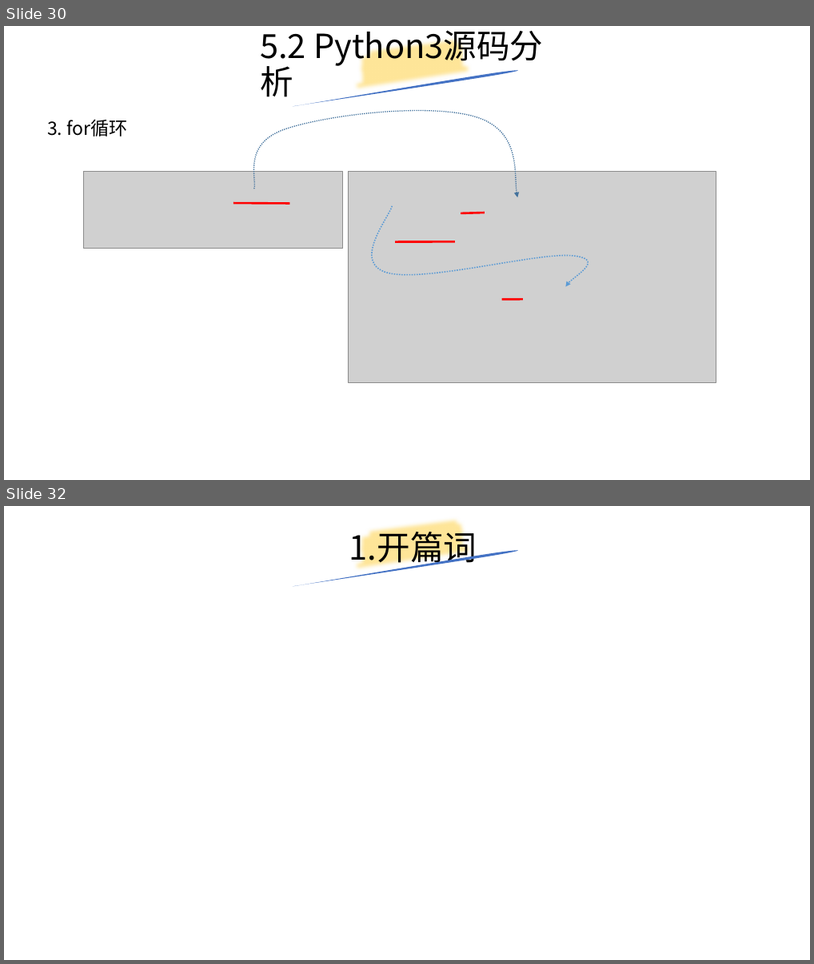
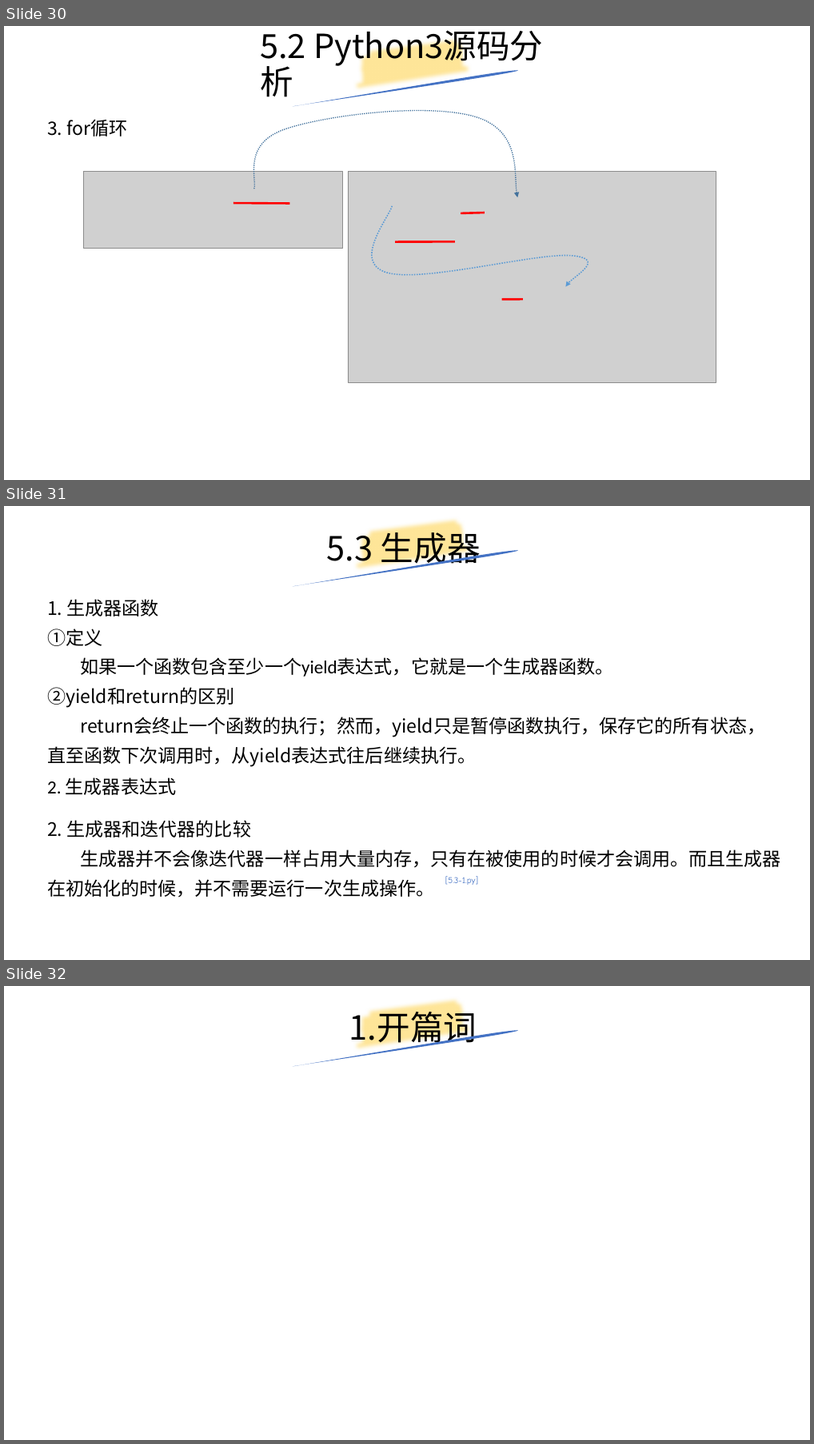
Before and after one commit to yiwenliu/CorePython, a slide deck: PPT/CorePython.pptx. Shown one above the other, each under a label of ours: slides 30 and 32 before the commit, slides 30, 31 and 32 after it; the slides between them are not shown. The pictures are 814x964 and 814x1444 pixels, drawn with LibreOffice and Linux fonts; fonts in the diff are those of the drawing; grey boxes stand for pictures. Boxes give left, top, right and bottom in pixels: in the first picture for what was removed or moved away, otherwise in the second. Text is boxed around its words. In the diff, an @@ line names an element or a change of style, - is before the commit and + after.

```diff
--- a/PPT/CorePython.pptx
+++ b/PPT/CorePython.pptx
@@ slide 31 added at (4, 506, 810, 960), background #FFFFFF @@
@@ title added at (327, 527, 481, 568), 39.6 pt, text #000000 @@
+5.3 生成器
@@ freeform shape added at (353, 506, 476, 586), outline #FFE699 16 pt @@
@@ freeform shape added at (292, 549, 519, 586), fill #4472C4 @@
@@ text added at (47, 599, 766, 766), 22 pt, text #000000 @@
+1. 生成器函数
+①定义
+如果一个函数包含至少一个yield表达式，它就是一个生成器函数。
+②yield和return的区别
+return会终止一个函数的执行；然而，yield只是暂停函数执行，保存它的所有状态，直至函数下次调用时，从yield表达式往后继续执行。
@@ text added at (47, 777, 176, 795), 22 pt, text #000000 @@
+2. 生成器表达式
@@ text added at (47, 820, 781, 897), 22 pt, text #000000 @@
+2. 生成器和迭代器的比较
+生成器并不会像迭代器一样占用大量内存，只有在被使用的时候才会调用。而且生成器在初始化的时候，并不需要运行一次生成操作。
@@ text added at (446, 876, 478, 884), 18 pt, text #4472C4 @@
+[5.3-1.py]
```
Also in this commit, not shown: 2 slides changed, 1 slide removed, 4 other files.
